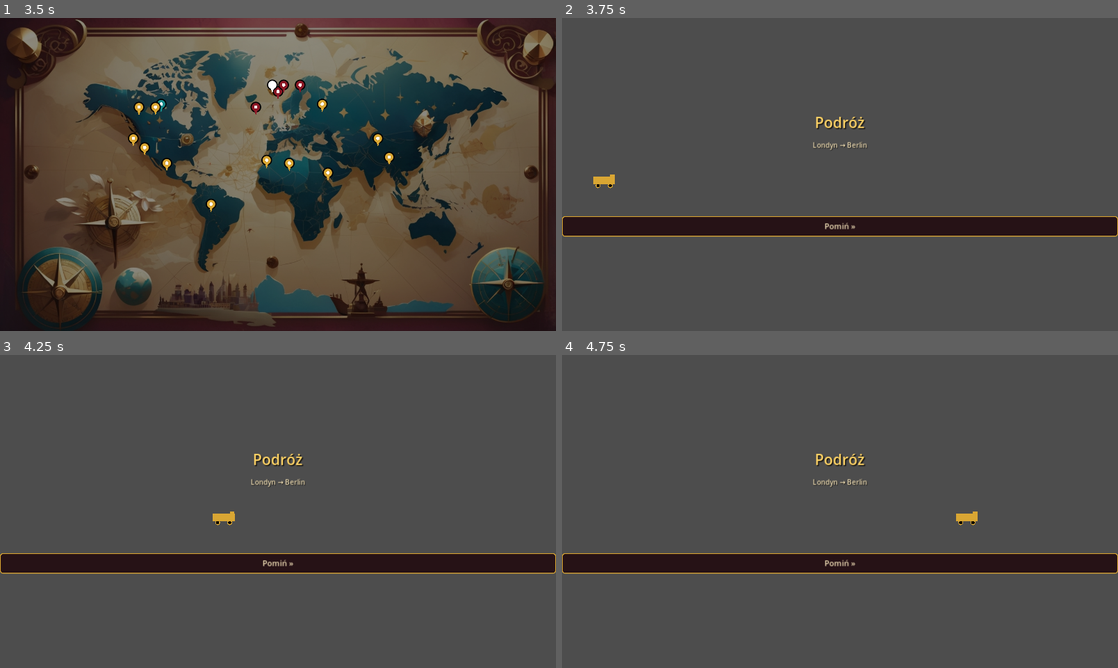
Above: before the commit, frames 1-4 (two rows, left to right).
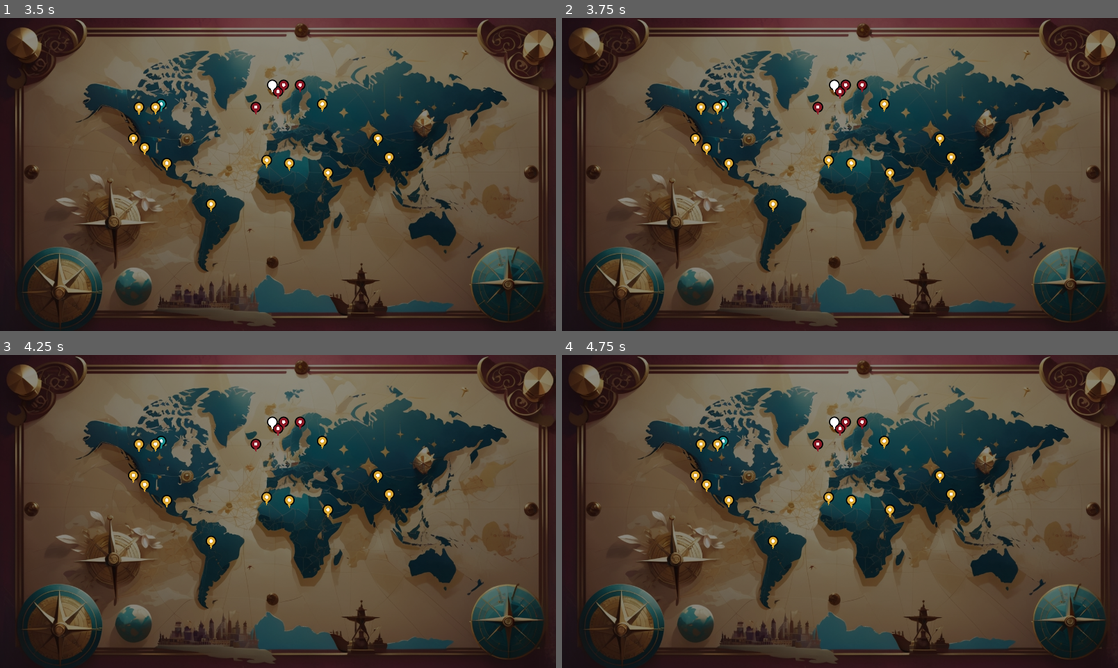
Above: after the commit, the same moments.

Repository: cinekm20/the-forger-retro-tycoon
Game: Godot game, scene res://scenes/main_menu/MainMenu.tscn
Same seed, same stepped clock (60 frames per second), same inputs: the game is played once before the commit and once after it.
Inputs (mouse positions are in pixels of both pictures, inside the frame that each line leads up to):
- Up to frame 1 (3.5 s): click "1" at 0.5 s; click "Tryb łatwy (15/40 obrazów do …" at 1.25 s; click "Nowa gra" at 2 s; click "Jedź »" at 2.75 s
- Up to frame 2 (3.75 s): click (862, 86) at 3.52 s
- Up to frame 3 (4.25 s): no input
- Up to frame 4 (4.75 s): click (840, 430) at 4.27 s

Frame 1 is identical in both runs. In frame 2, 91% of the frame differs, in the area x 0-100%, y 0-100%; in frame 3, 91%; in frame 4, 91%.

Commit message:
Potwierdzenie podróży na mapie i naprawa ostrzeżenia dzielenia
- PlayerPlantations.gd: @warning_ignore(integer_division) w
  is_adjacent_to_river() — kolejne zamierzone dzielenie całkowite
  (indeks wiersza w siatce pól), zgłaszane przez Godota 4.7.
- Travel.gd: nowa preview_travel() zwraca czas podróży i środek
  transportu bez jej rozpoczynania; start_travel() korzysta z niej
  wewnętrznie (bez duplikacji logiki wyboru regionu).
- TravelMap.gd: kliknięcie pinezki już nie rusza w podróż od razu —
  pokazuje czas podróży i wymaga potwierdzenia "Jedź »" (albo
  "Anuluj"). Usunięto stały przycisk "Powrót" z mapy (zastąpiony przez
  Anuluj przy wyborze celu — mapa to teraz ekran decyzji, nie
  tranzytowy).
- screen_helpers.gd: make_back_button() na innych ekranach (Plantacje,
  Giełda, Dom aukcyjny itd.) mówił "« Powrót do mapy", a wraca do Huba,
  który mapą już nie jest — zmieniono tekst na "« Powrót".

Diff:
--- a/game/scenes/travel_map/TravelMap.gd
+++ b/game/scenes/travel_map/TravelMap.gd
@@ -13,16 +13,29 @@
 const MapPinScript := preload("res://scripts/ui/MapPin.gd")
 
 var info_label: Label
+var confirm_button: Button
+var cancel_button: Button
+var selected_city: String = ""
 
-
+## Wejście na mapę jest tylko przez "Jedź »" na Hubie i kończy się albo
+## wyborem celu, albo "Anuluj" — świadomie bez stałego przycisku "Powrót",
+## żeby nie zasłaniał pinezek i nie dublował się z "Anuluj" (patrz też
+## screen_helpers.make_back_button, który teraz wraca do Huba, a nie mapy).
 func _ready() -> void:
 	ScreenHelpers.make_background(self, "res://art/backgrounds/hub_map.jpg")
 	_build_pins()
 
 	var root := ScreenHelpers.make_root_bottom(self)
 	ScreenHelpers.make_title(root, "Dokąd jedziemy?")
-	info_label = ScreenHelpers.make_label(root, "Jesteś w: %s — dotknij pinezkę celu podróży" % Cities.get_city_name(Travel.current_city))
-	ScreenHelpers.make_button(root, "« Powrót", func(): SceneRouter.goto_hub())
+	info_label = ScreenHelpers.make_label(root, _default_info_text())
+	confirm_button = ScreenHelpers.make_button(root, "Jedź »", _on_confirm_pressed)
+	cancel_button = ScreenHelpers.make_button(root, "Anuluj", _on_cancel_pressed)
+	confirm_button.visible = false
+	cancel_button.visible = false
+
+
+func _default_info_text() -> String:
+	return "Jesteś w: %s — dotknij pinezkę celu podróży" % Cities.get_city_name(Travel.current_city)
 
 
 func _build_pins() -> void:
@@ -39,12 +52,33 @@
 		var frac: Vector2 = Cities.get_map_position(city_id)
 		pin.position = frac * viewport_size - MapPinScript.PIN_SIZE / 2.0
 		pin.tooltip_text = Cities.get_city_name(city_id)
-		pin.pressed.connect(_on_pin_pressed.bind(city_id))
+		pin.pressed.connect(_on_pin_selected.bind(city_id))
 		pins_layer.add_child(pin)
 
 
-func _on_pin_pressed(city_id: String) -> void:
+## Kliknięcie pinezki tylko zaznacza cel i pokazuje czas podróży — nie
+## rusza od razu (wcześniej robiło, co myliło graczy: "kliknę i już jadę").
+## Rozpoczęcie podróży wymaga potwierdzenia przyciskiem "Jedź »".
+func _on_pin_selected(city_id: String) -> void:
 	if city_id == Travel.current_city:
 		return
-	if Travel.start_travel(city_id):
+	var preview := Travel.preview_travel(city_id)
+	if preview.is_empty():
+		return
+	selected_city = city_id
+	var vehicle_name := "pociągiem" if preview["vehicle"] == Travel.Vehicle.TRAIN else "samolotem"
+	info_label.text = "Podróż do %s: %.1f dnia (%s)" % [Cities.get_city_name(city_id), preview["days"], vehicle_name]
+	confirm_button.visible = true
+	cancel_button.visible = true
+
+
+func _on_confirm_pressed() -> void:
+	if selected_city != "" and Travel.start_travel(selected_city):
 		SceneRouter.goto_scene(SceneRouter.TRAVEL_ANIMATION)
+
+
+func _on_cancel_pressed() -> void:
+	selected_city = ""
+	info_label.text = _default_info_text()
+	confirm_button.visible = false
+	cancel_button.visible = false
--- a/game/scripts/autoload/PlayerPlantations.gd
+++ b/game/scripts/autoload/PlayerPlantations.gd
@@ -54,6 +54,7 @@
 
 func is_adjacent_to_river(tile_index: int) -> bool:
 	var x := tile_index % GRID_SIZE
+	@warning_ignore("integer_division")  ## celowe: y to indeks wiersza w siatce
 	var y := tile_index / GRID_SIZE
 	for dx: int in [-1, 0, 1]:
 		for dy: int in [-1, 0, 1]:
--- a/game/scripts/autoload/Travel.gd
+++ b/game/scripts/autoload/Travel.gd
@@ -36,29 +36,41 @@
 	return not route.is_empty()
 
 
+## Zwraca podgląd podróży do destination_city bez jej rozpoczynania — używane
+## przez ekran mapy do pokazania czasu podróży i środka transportu, zanim
+## gracz potwierdzi wybór (patrz scenes/travel_map). Pusty słownik, jeśli
+## miasto nieosiągalne. Pociąg vs samolot: ta sama "region" w Cities.CITIES =
+## pociąg (podróż lądowa), inna = samolot (dalej, zwykle przez ocean).
+func preview_travel(destination_city: String) -> Dictionary:
+	var result := Cities.find_route(current_city, destination_city)
+	var path: Array = result["path"]
+	if path.is_empty():
+		return {}
+	var from_region: String = Cities.CITIES.get(current_city, {}).get("region", "")
+	var to_region: String = Cities.CITIES.get(destination_city, {}).get("region", "")
+	var vehicle: Vehicle = Vehicle.TRAIN if from_region == to_region else Vehicle.PLANE
+	return {"path": path, "days": result["total_days"], "vehicle": vehicle}
+
+
 ## Rozpoczyna podróż do destination_city (może obejmować kilka przesiadek).
-## Zwraca false, jeśli już w podróży albo miasto nieosiągalne. Pociąg vs
-## samolot: ta sama "region" w Cities.CITIES = pociąg (podróż lądowa),
-## inna = samolot (dalej, zwykle przez ocean).
+## Zwraca false, jeśli już w podróży albo miasto nieosiągalne.
 func start_travel(destination_city: String) -> bool:
 	if is_traveling() or destination_city == current_city:
 		return false
-	var result := Cities.find_route(current_city, destination_city)
-	var path: Array = result["path"]
-	if path.is_empty():
+	var preview := preview_travel(destination_city)
+	if preview.is_empty():
 		return false
 
 	last_travel_from = current_city
 	last_travel_to = destination_city
-	var from_region: String = Cities.CITIES.get(current_city, {}).get("region", "")
-	var to_region: String = Cities.CITIES.get(destination_city, {}).get("region", "")
-	last_travel_vehicle = Vehicle.TRAIN if from_region == to_region else Vehicle.PLANE
+	last_travel_vehicle = preview["vehicle"]
 
+	var path: Array = preview["path"]
 	route.clear()
 	for i in range(1, path.size()):
 		route.append(path[i])
 	days_remaining = Cities.get_travel_days(current_city, route[0])
-	departed.emit(route.duplicate(), result["total_days"])
+	departed.emit(route.duplicate(), preview["days"])
 	return true
 
 
--- a/game/scripts/ui/screen_helpers.gd
+++ b/game/scripts/ui/screen_helpers.gd
@@ -130,7 +130,7 @@
 
 
 static func make_back_button(root: VBoxContainer) -> Button:
-	return make_button(root, "« Powrót do mapy", func(): SceneRouter.goto_hub())
+	return make_button(root, "« Powrót", func(): SceneRouter.goto_hub())
 
 
 ## W hot-seat multiplayer pokazuje, czyja jest tura — ważne, żeby osoba
Not shown, changed: game/README.md
